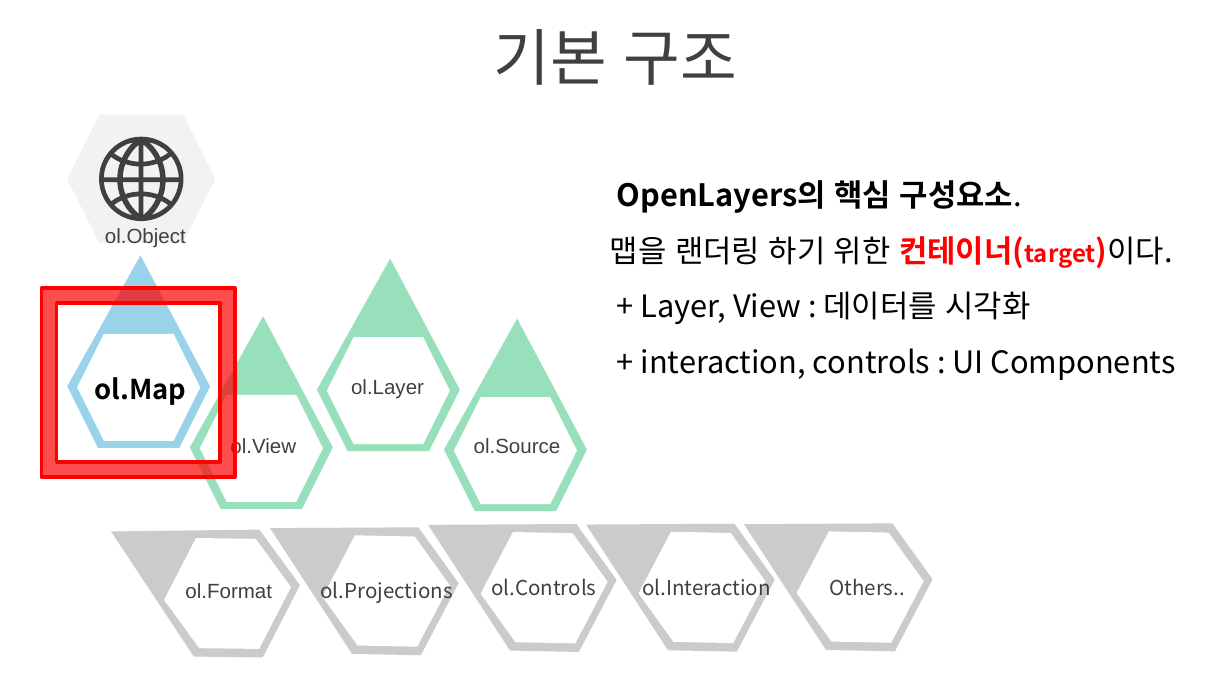
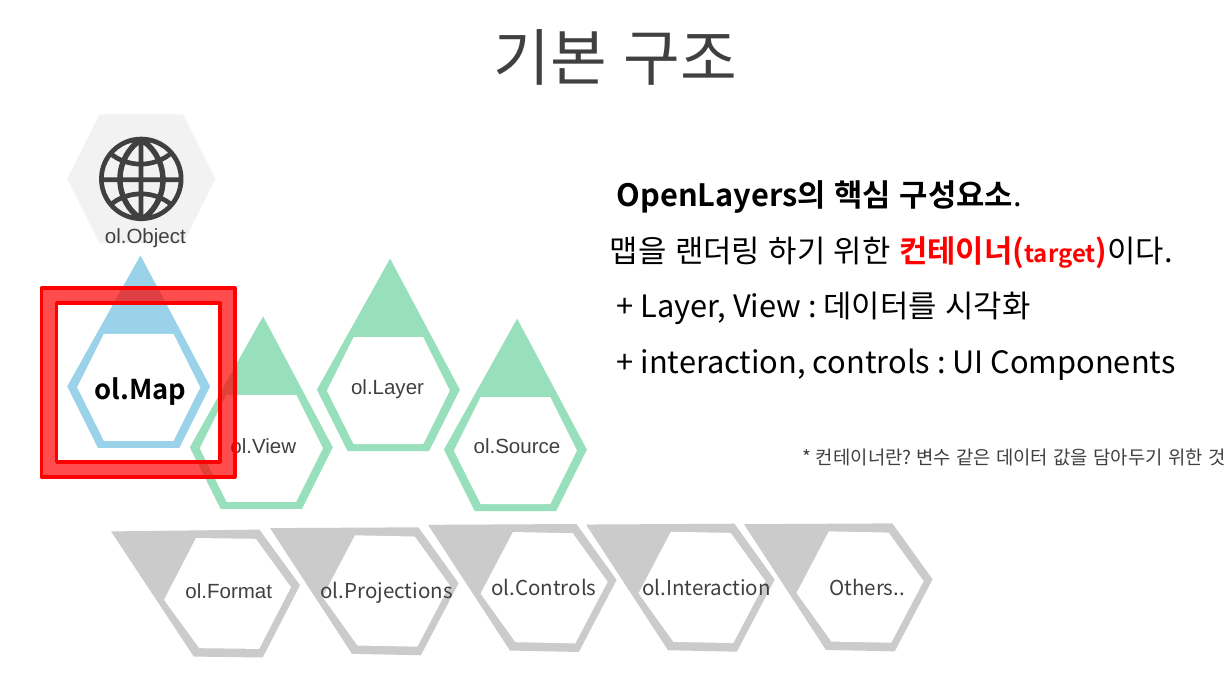
Before and after one commit to awjae/OpenLayers-Study, a slide deck: slide 4 of 오픈레이어스_v0.1_담당어재승.pptx. Drawn at 1232x693 pixels with LibreOffice and Linux fonts; fonts in the diff are those of the drawing; background and template pictures are left out. Boxes give left, top, right and bottom in pixels: in the first picture for what was removed or moved away, otherwise in the second. Text is boxed around its words. In the diff, an @@ line names an element or a change of style, - is before the commit and + after.

```diff
--- a/오픈레이어스_v0.1_담당어재승.pptx
+++ b/오픈레이어스_v0.1_담당어재승.pptx
@@ text at <box>816,448,1225,466</box>: paragraph added @@
+* 컨테이너란? 변수 같은 데이터 값을 담아두기 위한 것
```
Also in this commit, not shown: 2 other slides changed, 9 other files.
